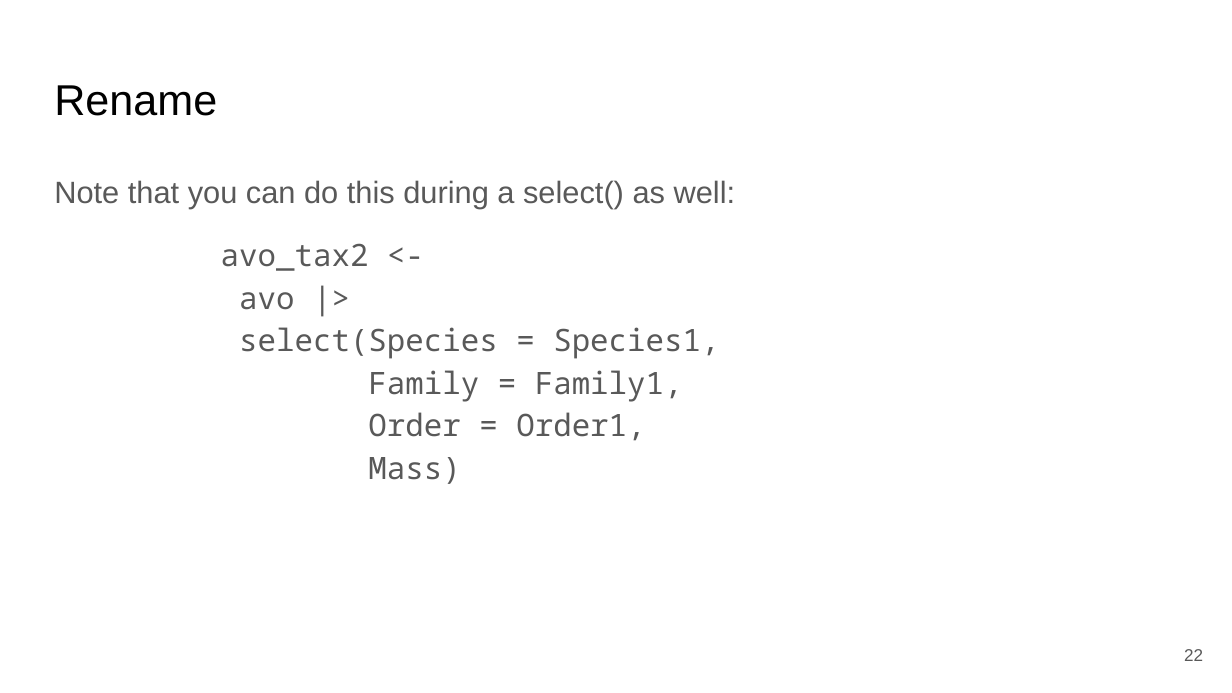
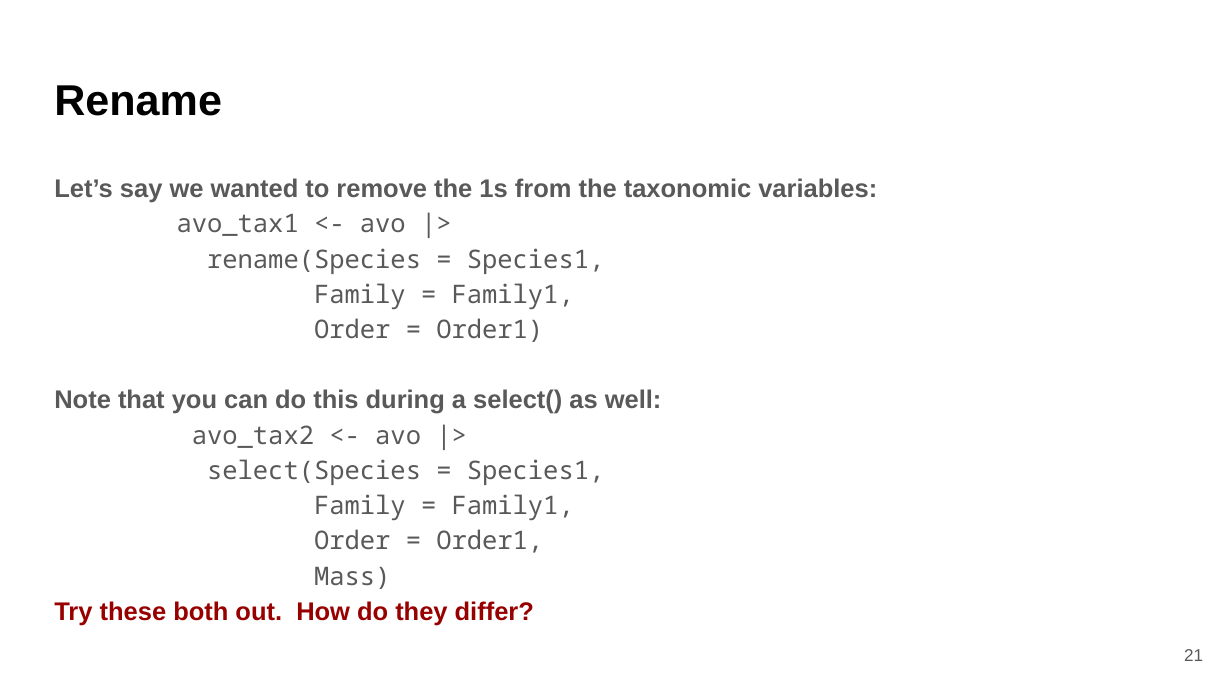
Before and after one commit to bmaitner/biometry_course, a slide deck: slide 21 of lectures/Lecture_07_tidyverse.pptx (slide 22 before the commit). Drawn at 1232x693 pixels with LibreOffice and Linux fonts; fonts in the diff are those of the drawing. Boxes give left, top, right and bottom in pixels: in the first picture for what was removed or moved away, otherwise in the second. Text is boxed around its words. In the diff, an @@ line names an element or a change of style, - is before the commit and + after.

```diff
--- a/lectures/Lecture_07_tidyverse.pptx
+++ b/lectures/Lecture_07_tidyverse.pptx
@@ title "Rename" at [54,85,222,116]: bold on @@
@@ text at [54,178,877,342]: paragraphs added @@
+Let’s say we wanted to remove the 1s from the taxonomic variables:
+avo_tax1 <- avo |>
+rename(Species = Species1,
+Family = Family1,
+Order = Order1)
@@ text at [54,389,662,589]: size 18 to 14.9 pt in "Note that you can do this during ...", "select(Species = Species1,", "Family = Family1,", "Order = Order1," and 1 more places; bold on in "Note that you can do this during ..." @@
@@ text at [192,425,421,448]: text changed; size 18 to 14.9 pt @@
-avo_tax2 <-
-avo |>
+avo_tax2 <- avo |>
@@ text at [54,601,534,625]: paragraph added @@
+Try these both out. How do they differ?
@@ page number at [1184,649,1203,661]: text changed @@
-22
+21
```
Also in this commit, not shown: 27 other slides changed, 6 slides added, 1 slide removed, 1 other file.
